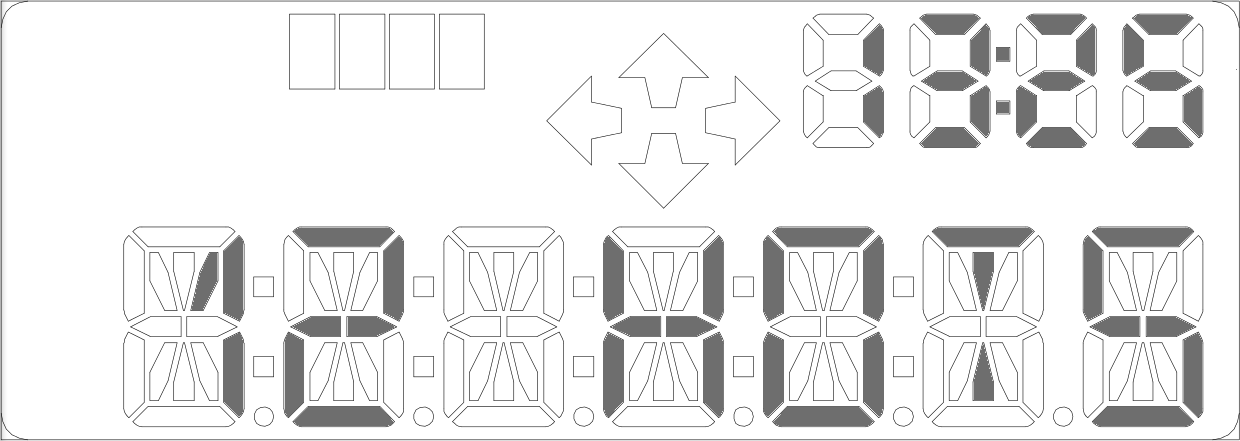
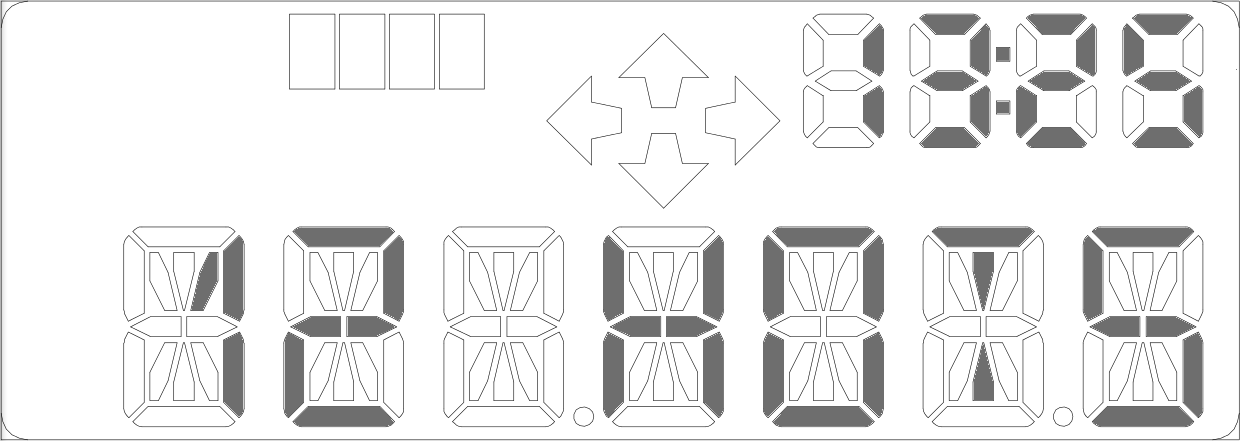
Before/after of a w=1240, h=441 layered artwork. What changed in the layer stack:
painted on "Pasted Layer" over bbox(253, 276, 914, 427)
